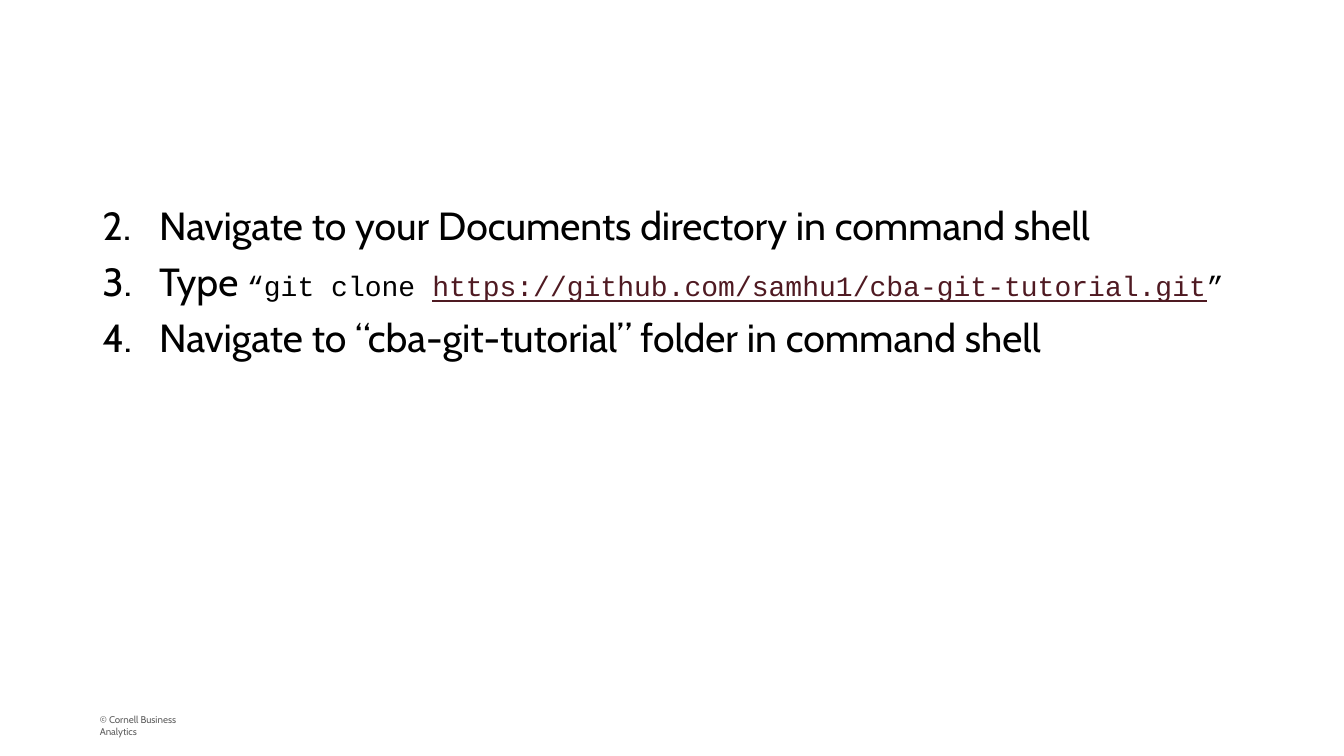
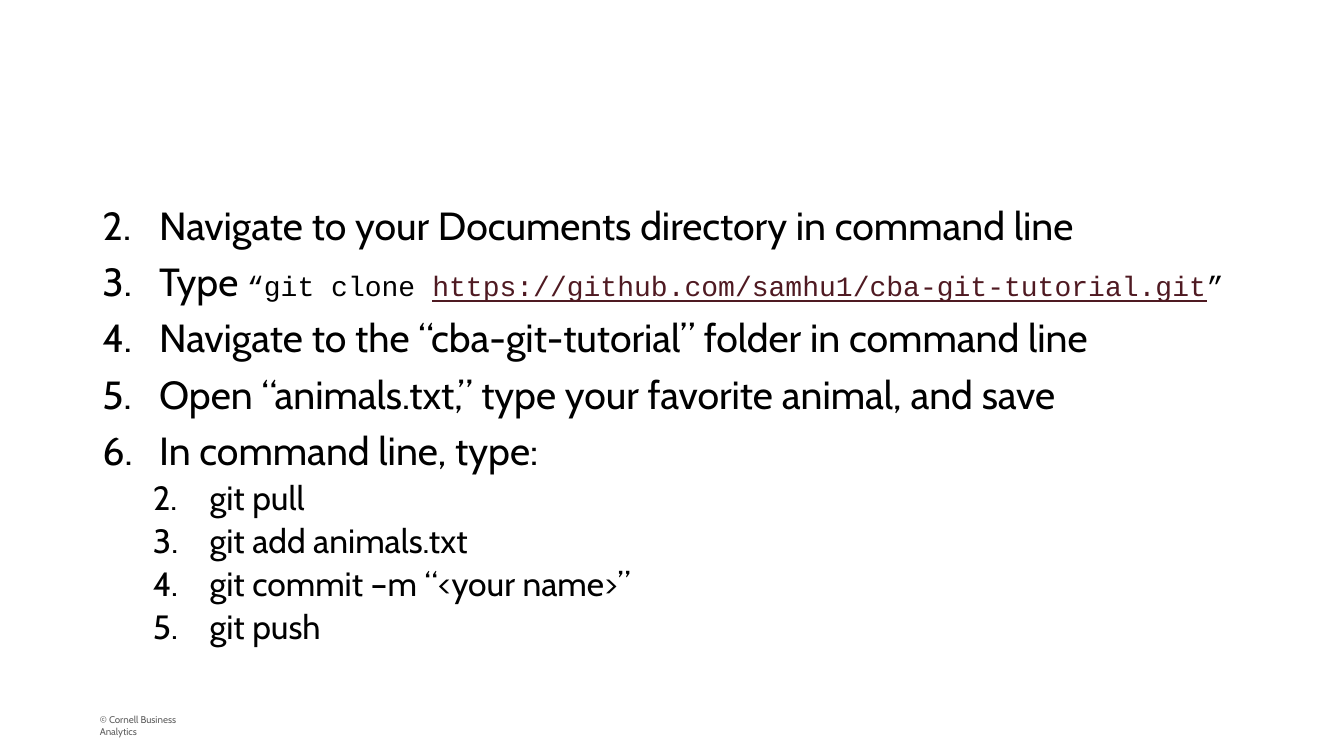
Before and after one commit to sam-hu/cba-git-tutorial, a slide deck: slide 14 of git.pptx. Drawn at 1344x756 pixels with LibreOffice and Linux fonts; fonts in the diff are those of the drawing; background and template pictures are left out. Boxes give left, top, right and bottom in pixels: in the first picture for what was removed or moved away, otherwise in the second. Text is boxed around its words. In the diff, an @@ line names an element or a change of style, - is before the commit and + after.

```diff
--- a/git.pptx
+++ b/git.pptx
@@ text at <box>159,210,1074,249</box>: text changed @@
-2. Navigate to your Documents directory in command shell
+2. Navigate to your Documents directory in command line
@@ text at <box>159,322,1088,647</box>: text changed @@
-4. Navigate to “cba-git-tutorial” folder in command shell
+4. Navigate to the “cba-git-tutorial” folder in command line
+5. Open “animals.txt,” type your favorite animal, and save
+6. In command line, type:
+  2. git pull
+  3. git add animals.txt
+  4. git commit –m “<your name>”
+  5. git push
```
Also in this commit, not shown: 1 other file.
